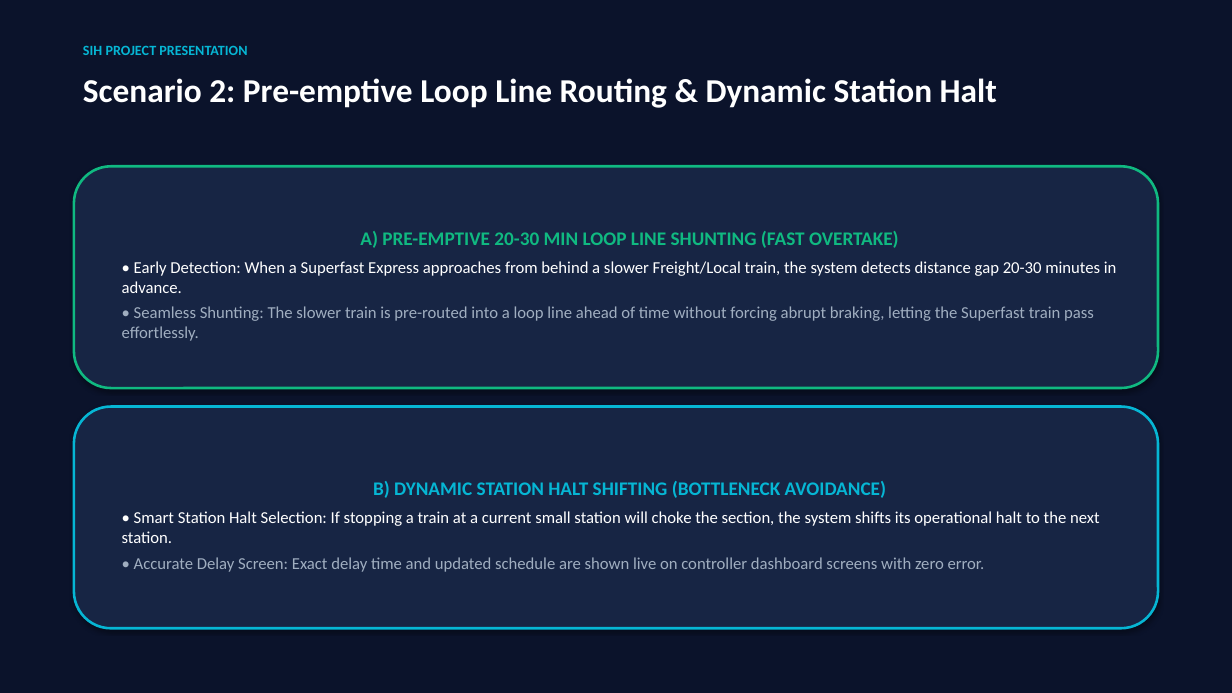
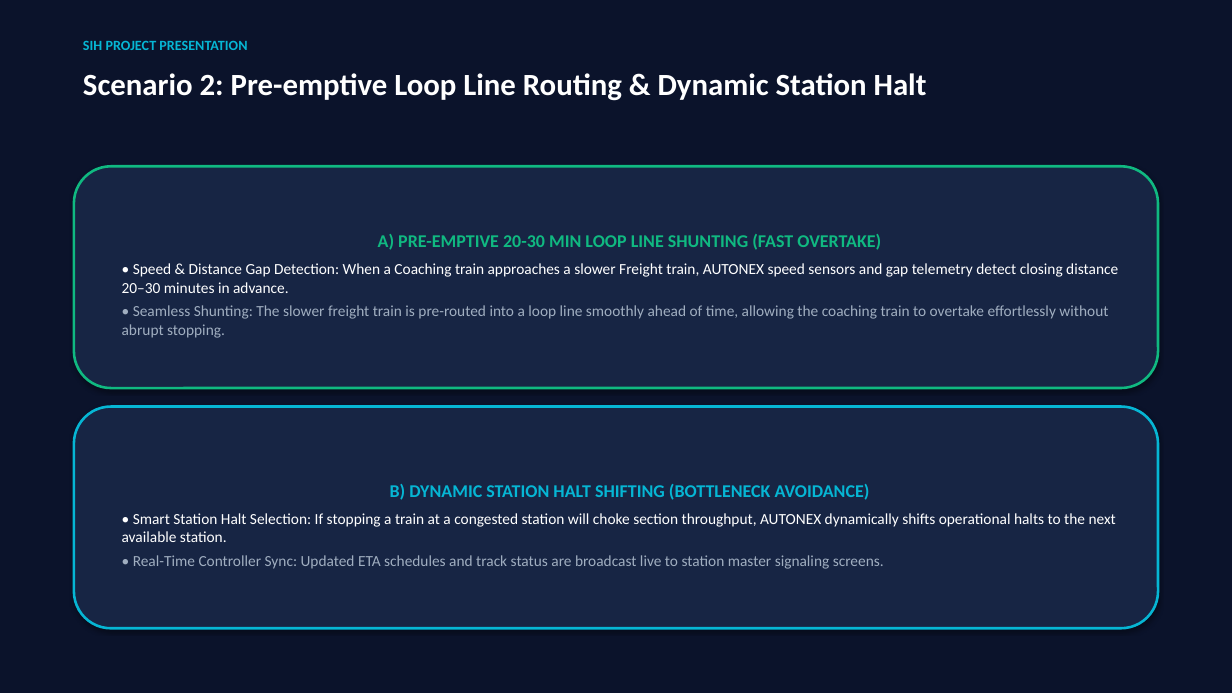
Before and after one commit to padam421/AutoNex, a slide deck: slide 4 of presentation/Project_Kavach_SIH.pptx. Drawn at 1232x693 pixels with LibreOffice and Linux fonts; fonts in the diff are those of the drawing. Boxes give left, top, right and bottom in pixels: in the first picture for what was removed or moved away, otherwise in the second. Text is boxed around its words. In the diff, an @@ line names an element or a change of style, - is before the commit and + after.

```diff
--- a/presentation/Project_Kavach_SIH.pptx
+++ b/presentation/Project_Kavach_SIH.pptx
@@ text "SIH PROJECT PRESENTATION": place and size @@
-text "SIH PROJECT PRESENTATION" at bbox=[83, 46, 247, 55]
+text "SIH PROJECT PRESENTATION" at bbox=[83, 41, 247, 50]
@@ text "Scenario 2: Pre-emptive Loop Line ..." at bbox=[83, 73, 927, 101]: size 26 to 24 pt @@
@@ text in rounded rectangle at bbox=[378, 234, 881, 250]: size 15 to 14 pt in "A) PRE-EMPTIVE 20-30 MIN LOOP LINE SHUNTING ..." @@
@@ text in rounded rectangle at bbox=[122, 263, 1118, 338]: text changed; size 13 to 12 pt; text colour #A0AEC0 to #FFFFFF @@
-• Early Detection: When a Superfast Express approaches from behind a slower Freight/Local train, the system detects distance gap 20-30 minutes in advance.
-• Seamless Shunting: The slower train is pre-routed into a loop line ahead of time without forcing abrupt braking, letting the Superfast train pass effortlessly.
+• Speed & Distance Gap Detection: When a Coaching train approaches a slower Freight train, AUTONEX speed sensors and gap telemetry detect closing distance 20–30 minutes in advance.
+• Seamless Shunting: The slower freight train is pre-routed into a loop line smoothly ahead of time, allowing the coaching train to overtake effortlessly without abrupt stopping.
@@ text in rounded rectangle at bbox=[390, 484, 870, 500]: size 15 to 14 pt in "B) DYNAMIC STATION HALT SHIFTING (BOTTLENECK AVOIDANCE)" @@
@@ text in rounded rectangle at bbox=[122, 513, 1116, 569]: text changed; size 13 to 12 pt @@
-• Smart Station Halt Selection: If stopping a train at a current small station will choke the section, the system shifts its operational halt to the next station.
-• Accurate Delay Screen: Exact delay time and updated schedule are shown live on controller dashboard screens with zero error.
+• Smart Station Halt Selection: If stopping a train at a congested station will choke section throughput, AUTONEX dynamically shifts operational halts to the next available station.
+• Real-Time Controller Sync: Updated ETA schedules and track status are broadcast live to station master signaling screens.
```
Also in this commit, not shown: 3 other slides changed, 1 slide added, 1 slide removed, 10 other files.
